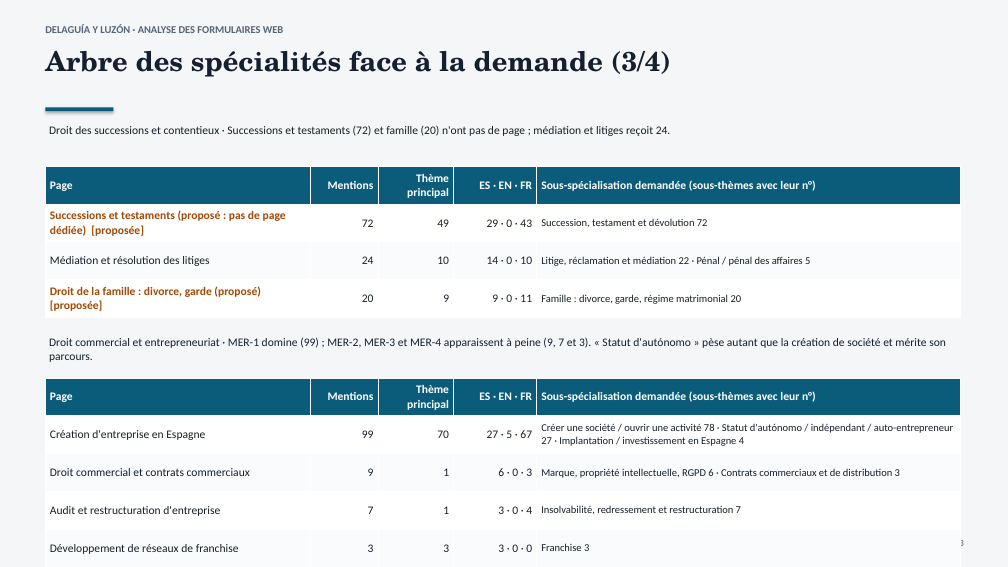
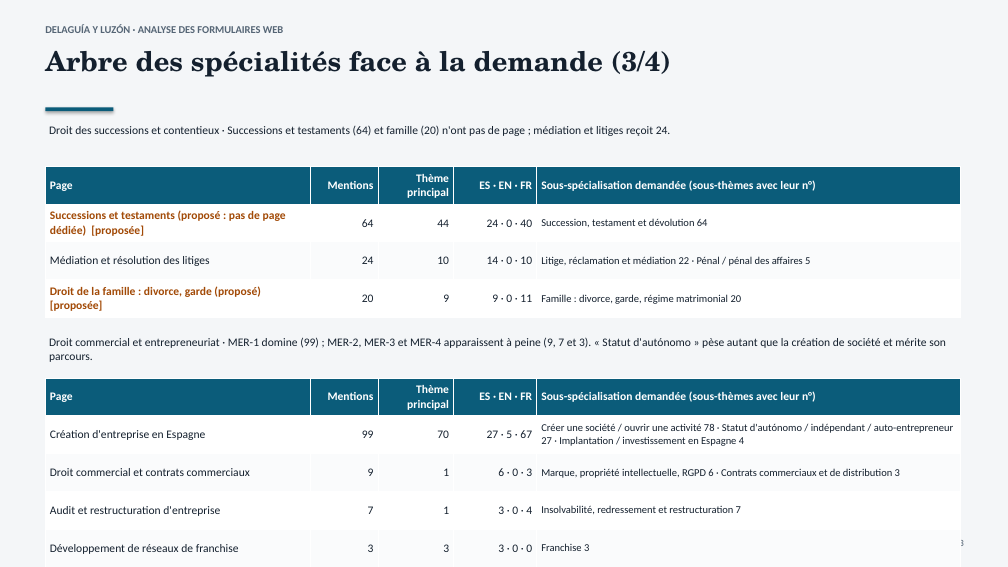
Before and after one commit to multilang2025/dlcom, a slide deck: slide 13 of data/leads/informe-leads-fr.pptx. Drawn at 1008x567 pixels with LibreOffice and Linux fonts; fonts in the diff are those of the drawing. Boxes give left, top, right and bottom in pixels: in the first picture for what was removed or moved away, otherwise in the second. Text is boxed around its words. In the diff, an @@ line names an element or a change of style, - is before the commit and + after.

```diff
--- a/data/leads/informe-leads-fr.pptx
+++ b/data/leads/informe-leads-fr.pptx
@@ text at (49,125,671,136): text changed @@
-Droit des successions et contentieux · Successions et testaments (72) et famille (20) n'ont pas de page ; médiation et litiges reçoit 24.
+Droit des successions et contentieux · Successions et testaments (64) et famille (20) n'ont pas de page ; médiation et litiges reçoit 24.
@@ table at (45,166,960,318) @@
-row 2: Successions et testaments (proposé : pas de page dédiée) [proposée] | 72 | 49 | 29 · 0 · 43 | Succession, testament et dévolution 72
+row 2: Successions et testaments (proposé : pas de page dédiée) [proposée] | 64 | 44 | 24 · 0 · 40 | Succession, testament et dévolution 64
```
Also in this commit, not shown: 11 other slides changed, 11 other files.
